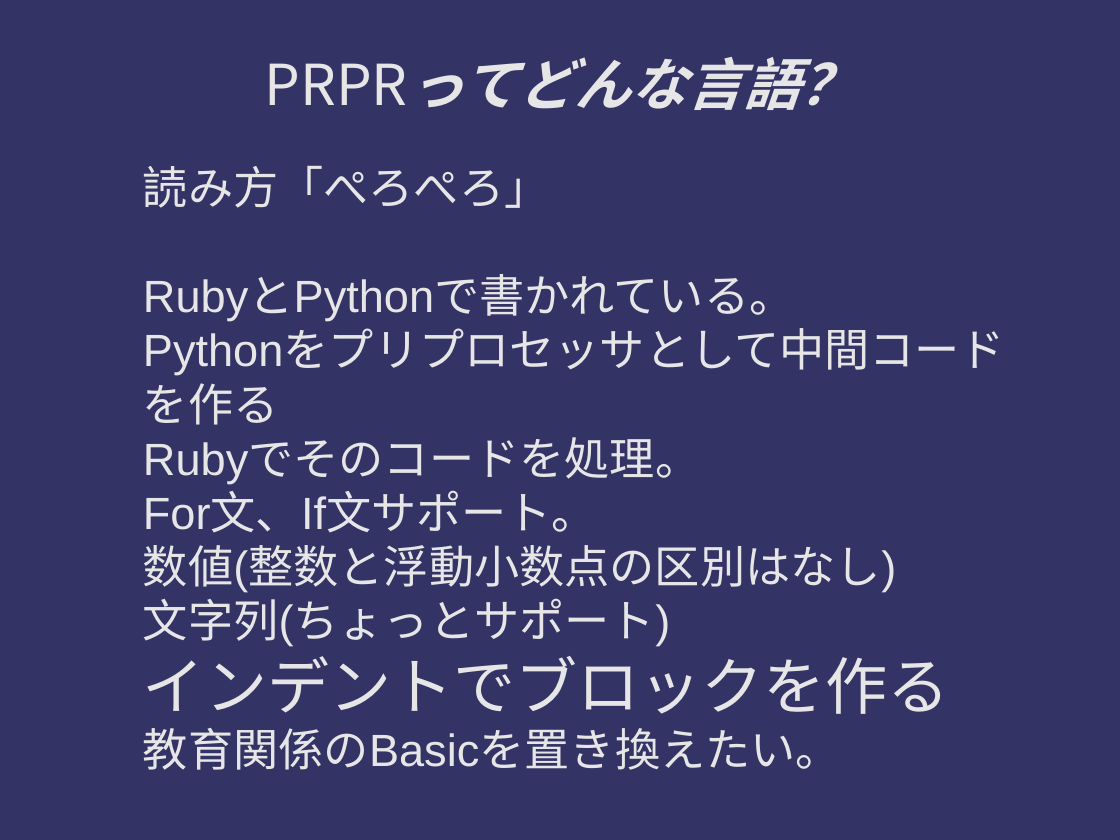
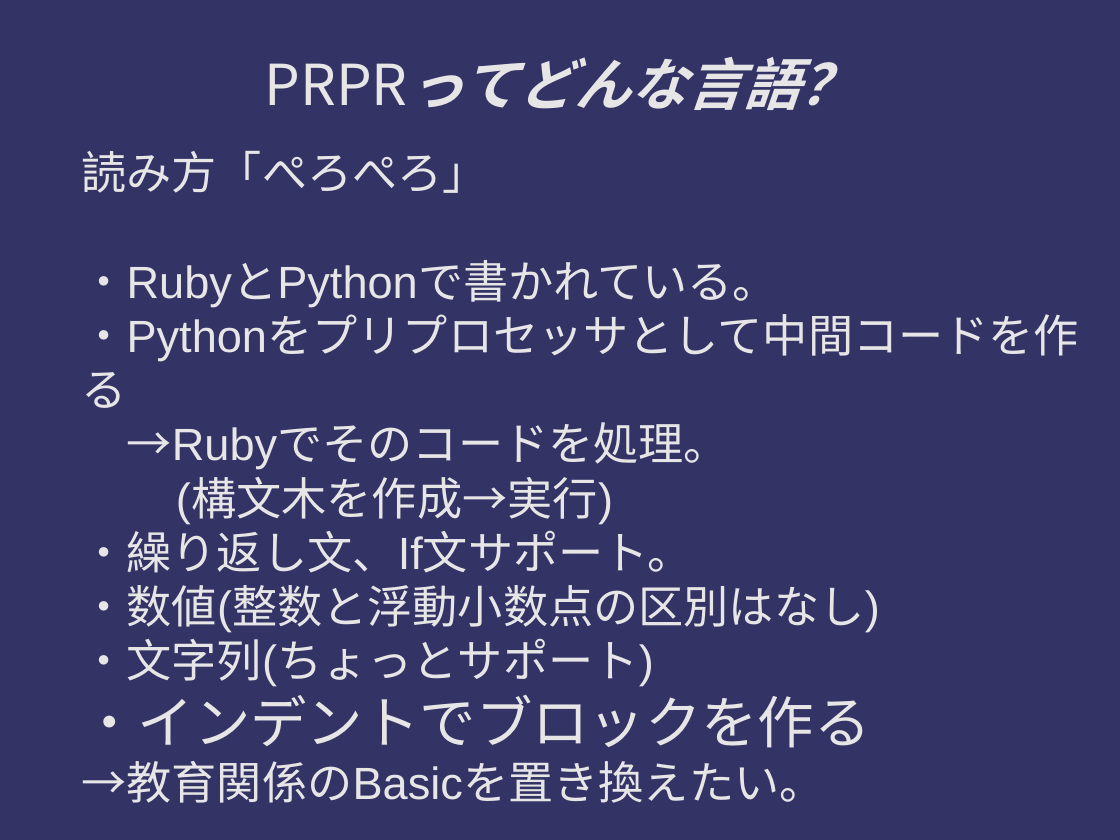
Before and after one commit to tomoki/Programming-Language-PRPR, a slide deck: slide 2 of prpr.odp. Drawn at 1120x840 pixels with LibreOffice and Linux fonts; fonts in the diff are those of the drawing; background and template pictures are left out. Boxes give left, top, right and bottom in pixels: in the first picture for what was removed or moved away, otherwise in the second. Text is boxed around its words. In the diff, an @@ line names an element or a change of style, - is before the commit and + after.

```diff
--- a/prpr.odp
+++ b/prpr.odp
@@ text "読み方「ぺろぺろ」" moved from (x1=143, y1=166, x2=950, y2=770) to (x1=81, y1=151, x2=1079, y2=803) @@
@@ text at (x1=81, y1=260, x2=1079, y2=803): text changed @@
-RubyとPythonで書かれている。
-Pythonをプリプロセッサとして中間コードを作る
-Rubyでそのコードを処理。
-For文、If文サポート。
-数値(整数と浮動小数点の区別はなし)
-文字列(ちょっとサポート)
-インデントでブロックを作る
-教育関係のBasicを置き換えたい。
+・RubyとPythonで書かれている。
+・Pythonをプリプロセッサとして中間コードを作る
+→Rubyでそのコードを処理。
+  (構文木を作成→実行)
+・繰り返し文、If文サポート。
+・数値(整数と浮動小数点の区別はなし)
+・文字列(ちょっとサポート)
+・インデントでブロックを作る
+→教育関係のBasicを置き換えたい。
```
Also in this commit, not shown: 1 other slide changed, 6 other files.
